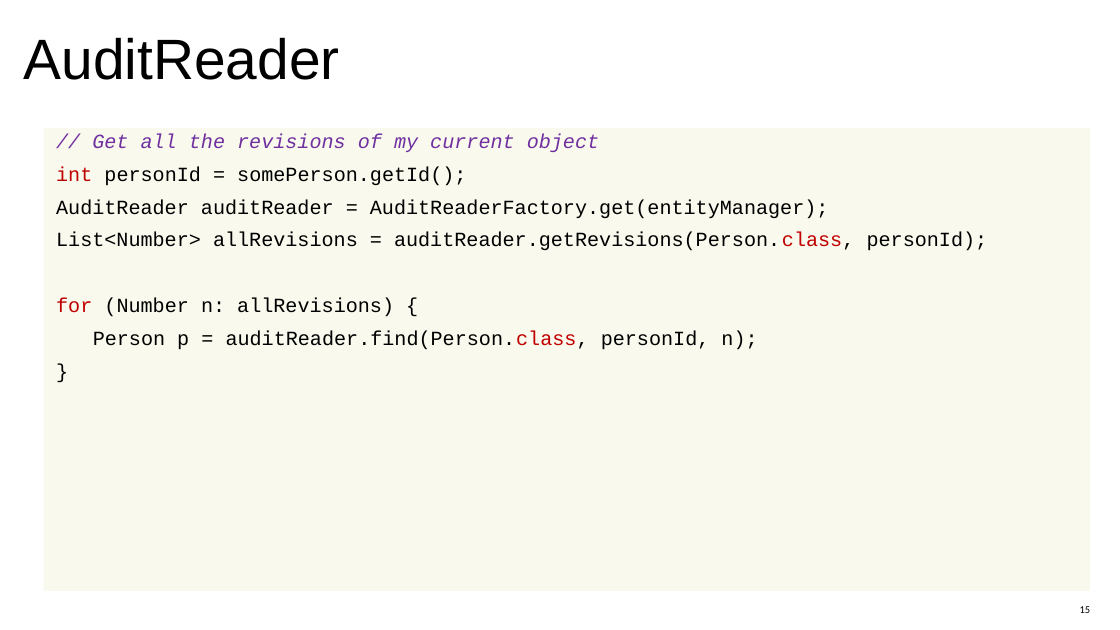
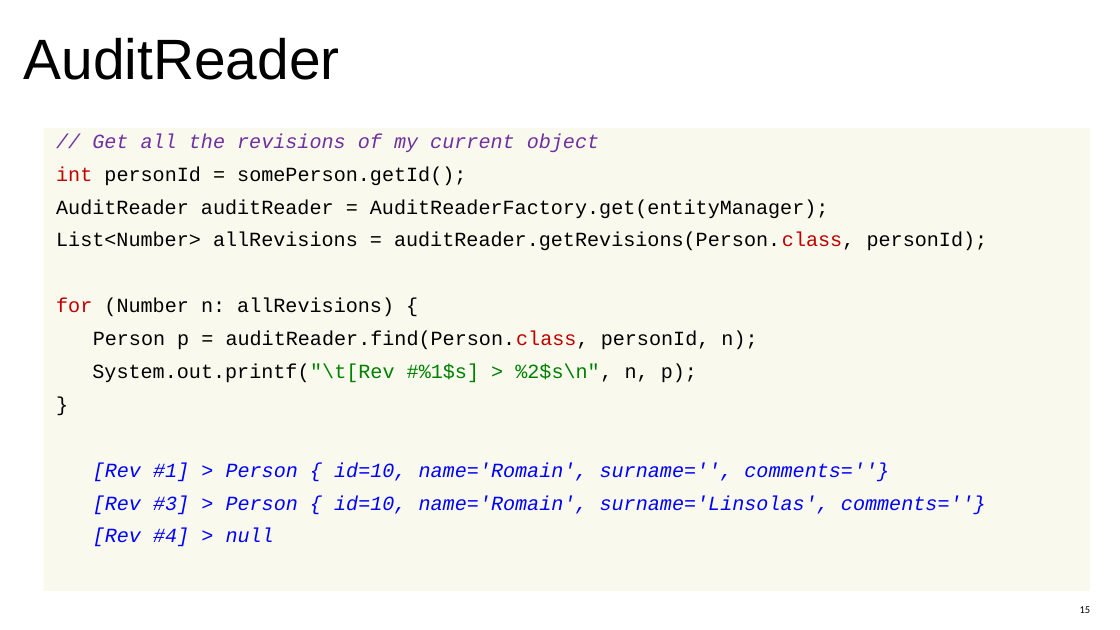
Before and after one commit to linsolas/devoxx-envers, a slide deck: slide 15 of Devoxx 2012 - Hibernate Envers.pptx. Drawn at 1120x630 pixels with LibreOffice and Linux fonts; fonts in the diff are those of the drawing; background and template pictures are left out. Boxes give left, top, right and bottom in pixels: in the first picture for what was removed or moved away, otherwise in the second. Text is boxed around its words. In the diff, an @@ line names an element or a change of style, - is before the commit and + after.

```diff
--- a/Devoxx 2012 - Hibernate Envers.pptx
+++ b/Devoxx 2012 - Hibernate Envers.pptx
@@ text at (92, 364, 697, 383): paragraph added @@
+System.out.printf("\t[Rev #%1$s] > %2$s\n", n, p);
@@ text at (93, 462, 986, 547): paragraphs added @@
+[Rev #1] > Person { id=10, name='Romain', surname='', comments=''}
+[Rev #3] > Person { id=10, name='Romain', surname='Linsolas', comments=''}
+[Rev #4] > null
```
Also in this commit, not shown: 9 other slides changed, 2 slides added.
